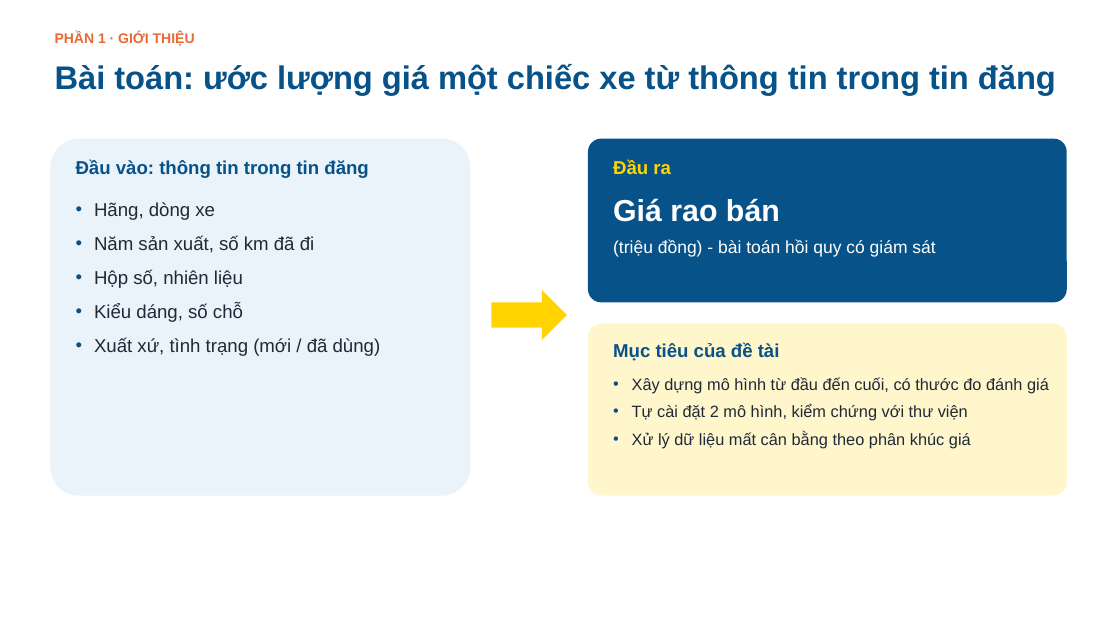
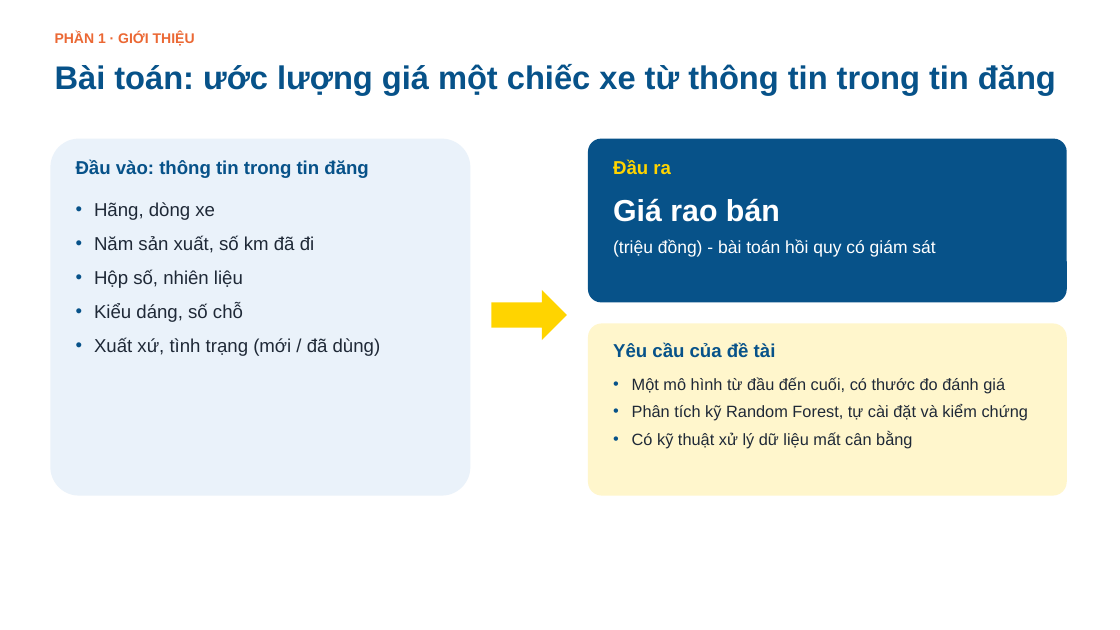
Before and after one commit to tiendc57/DataScience, a slide deck: slide 3 of slides/Bao_cao_Du_doan_gia_o_to.pptx (slide 4 before the commit). Drawn at 1120x630 pixels with LibreOffice and Linux fonts; fonts in the diff are those of the drawing; background and template pictures are left out. Boxes give left, top, right and bottom in pixels: in the first picture for what was removed or moved away, otherwise in the second. Text is boxed around its words. In the diff, an @@ line names an element or a change of style, - is before the commit and + after.

```diff
--- a/slides/Bao_cao_Du_doan_gia_o_to.pptx
+++ b/slides/Bao_cao_Du_doan_gia_o_to.pptx
@@ text at (x1=613, y1=343, x2=776, y2=358): text changed @@
-Mục tiêu của đề tài
+Yêu cầu của đề tài
@@ text at (x1=632, y1=377, x2=1028, y2=448): text changed @@
-• Xây dựng mô hình từ đầu đến cuối, có thước đo đánh giá
-• Tự cài đặt 2 mô hình, kiểm chứng với thư viện
-• Xử lý dữ liệu mất cân bằng theo phân khúc giá
+• Một mô hình từ đầu đến cuối, có thước đo đánh giá
+• Phân tích kỹ Random Forest, tự cài đặt và kiểm chứng
+• Có kỹ thuật xử lý dữ liệu mất cân bằng
```
Also in this commit, not shown: 15 other slides changed, 18 slides added, 18 slides removed, 18 other files.
